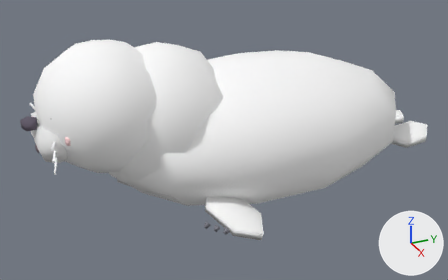
Renders of the glTF model prototype/models/seal.glb from each side of a commit.
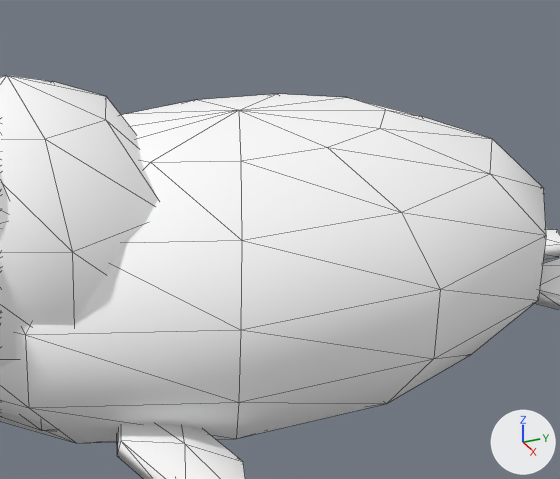
There are two pictures of each version: one whole from a 50 mm lens placed at (2.74, -1.43, 1.68), pointed at (0.01, -0.2, 0.31), one close up on the part from 34% to 90% of the width and 3% to 79% of the height. Every picture has the same lights, and +X, +Y and +Z are marked at lower right. The last two pictures show the newer version. The close-ups show mesh edges as thin lines. Where no turn or scale is listed for an object, it has been applied to the vertices. Vertices at exactly the same position are counted once.

In view in the first close-up: 'tint'.
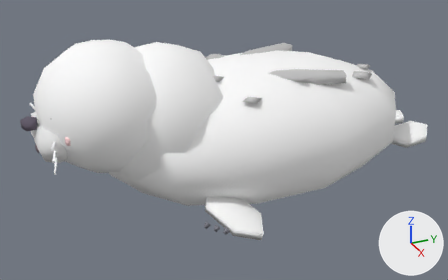
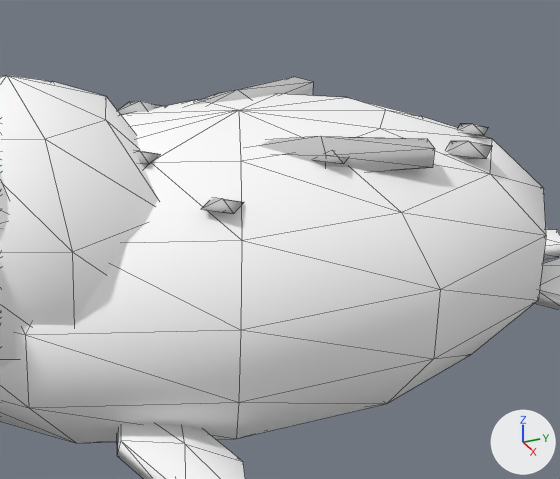
What differs and where, as boxes (x1, y1, x2, y2) in the close-ups (560 x 479 px; the box of a moved part takes in the faces that stretch with it):
part 1 of me_mesh_0, moved or reshaped (not visible before): after (312, 152, 348, 164)
part 2 of me_mesh_0, moved or reshaped (not visible before): after (117, 101, 164, 115)
part 3 of me_mesh_0, moved or reshaped (not visible before): after (136, 151, 159, 164)
part 4 of me_mesh_0, moved or reshaped (not visible before): after (457, 124, 489, 135)
part 5 of me_mesh_0, added: after (202, 198, 244, 214)
part 6 of me_mesh_0, added: after (447, 141, 493, 159)
part 7 of me_mesh_0, added: after (193, 77, 313, 105)
part 8 of me_mesh_0, added: after (259, 136, 434, 172)
part 9 of me_mesh_0, deleted: before (0, 411, 56, 431)

The change, as a list of edits to the scene's bpy script:
```text
Change me_mesh_0:
    used by ob_tint; location = (0.0, 0.0, 0.0)
    remove me_mesh_0.from_pydata(...)  # 361 vertices, 596 faces; spans x -0.61..0.61, y -1.16..1.08, z -0.01..0.91
    add me_mesh_0.from_pydata(...)  # 362 vertices, 596 faces; spans x -0.61..0.61, y -1.16..1.08, z -0.01..0.91
    me_mesh_0 part 1: the loose piece of 6 vertices spanning x 0.24..0.36, y 0.14..0.26, z 0.58..0.62 is moved by (-0.05, -0.1, 0.09)
    me_mesh_0 part 2: the loose piece of 6 vertices spanning x -0.33..-0.17, y -0.18..-0.02, z 0.59..0.63 is moved by (0.03, -0.05, 0.08)
    me_mesh_0 part 3: the loose piece of 6 vertices spanning x 0.09..0.21, y -0.36..-0.24, z 0.57..0.61 is moved by (-0.03, 0.0, 0.11)
    me_mesh_0 part 4: the loose piece of 6 vertices spanning x -0.01..0.11, y 0.54..0.66, z 0.54..0.58 is moved by (0.0, 0.02, 0.06)
    me_mesh_0 part 5: the loose piece of 6 vertices spanning x 0.09..0.21, y -0.36..-0.24, z 0.57..0.61 is copied, and the copy is moved by (0.17, 0.1, 0.05); it spans x 0.27..0.37, y -0.25..-0.15, z 0.63..0.66
    me_mesh_0 part 6: the loose piece of 6 vertices spanning x -0.01..0.11, y 0.54..0.66, z 0.54..0.58 is copied, and the copy is moved by (0.15, -0.1, 0.07); it spans x 0.13..0.27, y 0.43..0.57, z 0.61..0.65
    me_mesh_0 part 7: a new loose piece of 14 vertices spanning x -0.32..-0.08, y -0.14..0.34, z 0.63..0.72, in mat_tint
    me_mesh_0 part 8: a new loose piece of 14 vertices spanning x 0.08..0.32, y -0.14..0.34, z 0.63..0.72, in mat_tint
    me_mesh_0 part 9: the loose piece of 39 vertices spanning x -0.4..0.4, y -0.79..0.49, z 0.04..0.46 is deleted
    other edits to the shape of me_mesh_0 do not show in these pictures
```
